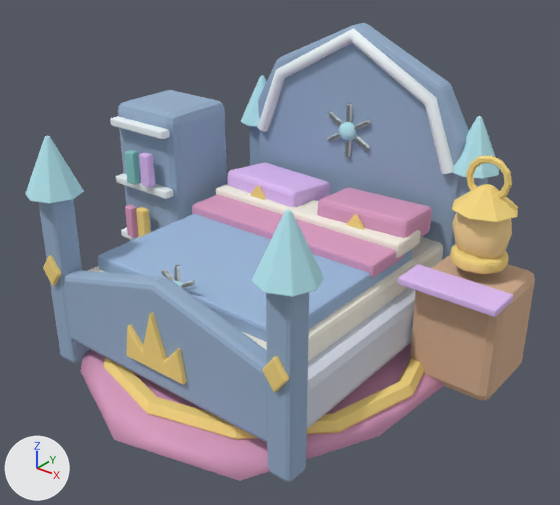
What one commit did to the glTF model assets/northern/northern_bedroom_set.glb.
Before and after are seen from a 50 mm camera at (10.23, -12.51, 10.19) aimed at (0.43, -0.25, 2.59). Arrows for +X, +Y and +Z are at lower left; the lights stay in place. The picture after the commit comes second. Vertices at exactly the same position are counted once.

Script lines for the objects in view, before the commit:
```python
me_cube_596 = bpy.data.meshes.new('Cube.596')
me_cube_596.from_pydata(...)  # 3260 vertices, 6392 faces; spans x -5.32..5.35, y -4.98..4.92, z -1.26..5.93
me_cube_596.materials.append(mat_mrn_stone_light)  # white #d7ddea
me_cube_596.materials.append(mat_mrn_mountain_blue)  # blue #97afcb
me_cube_596.materials.append(mat_mrn_wood_light)  # beige #d6af90
me_cube_596.materials.append(mat_mrn_rose)  # pink #dd9ec2
me_cube_596.materials.append(mat_mrn_gold)  # yellow #f8da81
me_cube_596.materials.append(mat_mrn_snow)  # white #f1f9fd
me_cube_596.materials.append(mat_mrn_ice)  # cyan #b6eaf3
me_cube_596.materials.append(mat_mrn_window_warm)  # beige #ffdd99
me_cube_596.materials.append(mat_mrn_cream)  # white #f8f5e7
me_cube_596.materials.append(mat_mrn_wisp_b)  # purple #e2bff8
me_cube_596.materials.append(mat_mrn_blue)  # blue #9ebadd
me_cube_596.materials.append(mat_mrn_aqua)  # cyan #86cbc8
ob_northern_bedroom_set_001 = bpy.data.objects.new('northern_bedroom_set.001', me_cube_596)
ob_northern_bedroom_set_001.location = (0.0, 0.0, 1.15)
```
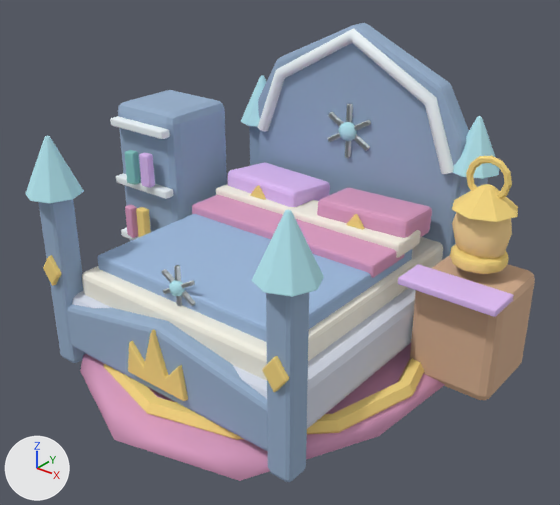
Commit message: Open Northern bedroom gameplay sightlines

Location of each change, [x1, y1, x2, y2] in pixels of the pictures (560 x 505 px; the box of a moved part takes in the faces that stretch with it):
part 1 of me_cube_596, moved or reshaped
    before: [126, 312, 187, 385]
    after: [128, 330, 188, 401]
part 2 of me_cube_596, moved or reshaped
    before: [72, 290, 267, 441]
    after: [72, 334, 266, 449]
part 3 of me_cube_596, moved or reshaped
    before: [63, 270, 164, 337]
    after: [67, 304, 167, 344]
part 4 of me_cube_596, moved or reshaped
    before: [151, 277, 268, 440]
    after: [155, 321, 268, 449]
part 5 of me_cube_596, moved or reshaped (mostly hidden)
    before: [71, 337, 267, 443]
    after: [73, 345, 268, 452]

Diff of the bpy script that builds the scene:
```diff
--- a/assets/northern/northern_bedroom_set.glb.py
+++ b/assets/northern/northern_bedroom_set.glb.py
@@ me_cube_596 @@
 me_cube_596.from_pydata(...)  # 3260 vertices, 6392 faces; spans x -5.32..5.35, y -4.98..4.92, z -1.26..5.93
 # used by ob_northern_bedroom_set_001; location = (0.0, 0.0, 1.15)
+# me_cube_596 part 1: the loose piece of 98 vertices spanning x -0.84..0.84, y -3.83..-3.69, z 0.0..1.33 is moved by (0.0, 0.0, -0.4)
+# me_cube_596 part 2: all 6 vertices in x 0.0, y -3.72..-3.24, z 1.83..1.95 are moved by (0.0, 0.0, -1.0)
+# me_cube_596 part 3: all 6 vertices in x -2.88, y -3.72..-3.24, z 1.06..1.18 are moved by (0.0, 0.0, -0.76)
+# me_cube_596 part 4: all 6 vertices in x 2.88, y -3.72..-3.24, z 1.06..1.18 are moved by (0.0, 0.0, -0.76)
+# me_cube_596 part 5: 28 of the vertices in x -3.0..3.0, y -3.72..-3.24, z -0.5..-0.38 are moved by (0.0, 0.0, -0.2)
 me_cube_596.materials.append(mat_mrn_stone_light)
```
